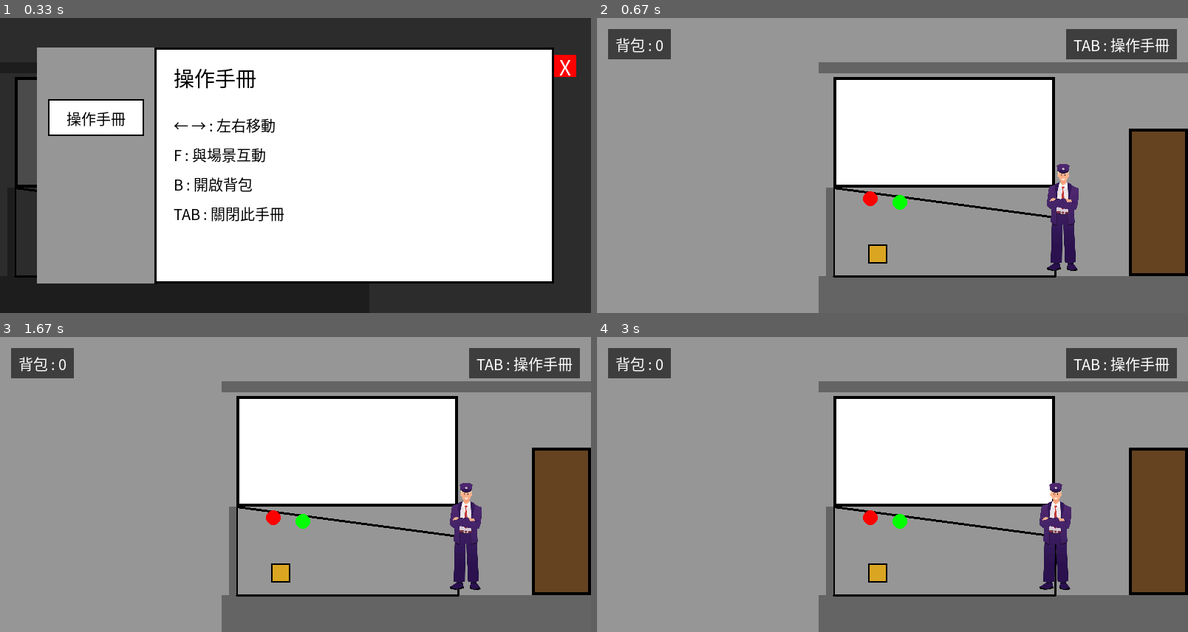
Above: before the commit, frames 1-4 (two rows, left to right).
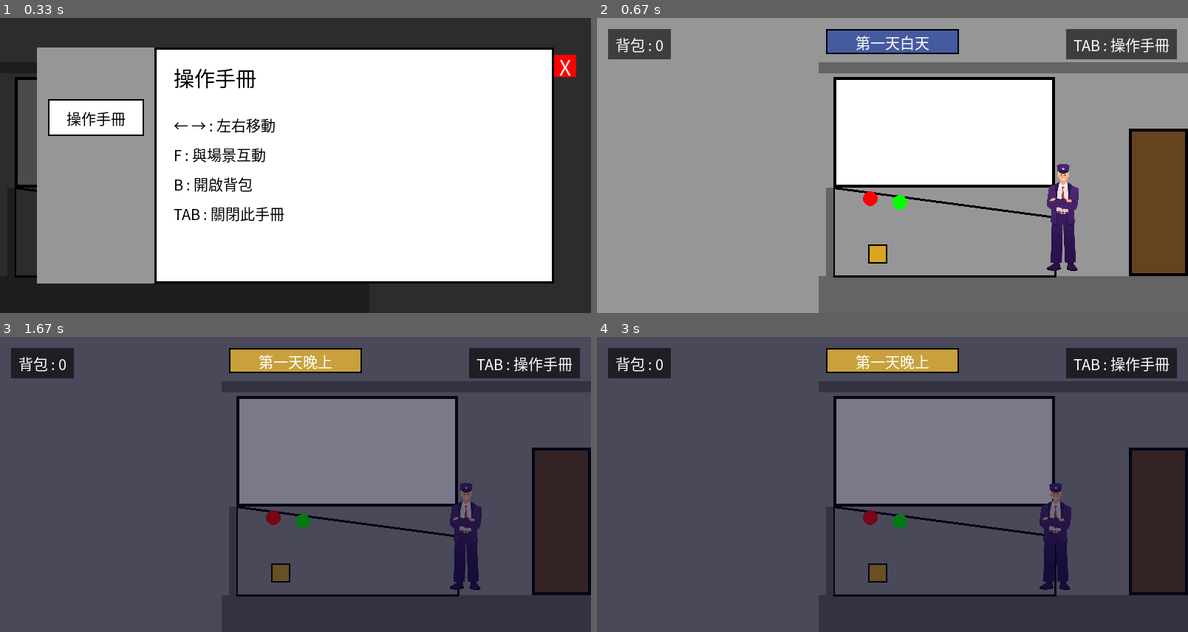
Above: after the commit, the same moments.

Repository: alien1105/pygame_final_project
Game: pygame game, started from main.py
Same seed, same stepped clock (60 frames per second), same inputs: the game is played once before the commit and once after it.
Inputs (mouse positions are in pixels of both pictures, inside the frame that each line leads up to):
- Up to frame 1 (0.33 s): no input
- Up to frame 2 (0.67 s): click "X" at 0.38 s
- Up to frame 3 (1.67 s): click (295, 360) at 0.72 s, where only the run after the commit has a clickable "第一天白天"; tap B at 1, 1.33 s
- Up to frame 4 (3 s): hold Right 1.67-2.13 s; hold Left from 2.67 s (still down)

Frame 1 is identical in both runs. In frame 2, 1.9% of the frame differs, in the area x 38-62%, y 3-13%; in frame 3, 97%; in frame 4, 97%, in the area x 0-100%, y 0-100%.

Commit message:
新增白天夜晚切換功能

Diff:
--- a/main.py
+++ b/main.py
@@ -70,6 +70,17 @@
 # --- 遊戲狀態管理 ---
 game_state = 'MANUAL' # 初始狀態為顯示手冊
 close_button_rect = pygame.Rect(WIDTH - 50, 50, 30, 30) # 手冊的關閉按鈕
+
+# --- 天數／白天晚上切換（依序循環：第一天白天 → 第一天晚上 → 第二天白天 → 第二天晚上）---
+DAY_NIGHT_STAGES = ['DAY1_DAY', 'DAY1_NIGHT', 'DAY2_DAY', 'DAY2_NIGHT']
+DAY_NIGHT_LABELS = {
+    'DAY1_DAY': '第一天白天',
+    'DAY1_NIGHT': '第一天晚上',
+    'DAY2_DAY': '第二天白天',
+    'DAY2_NIGHT': '第二天晚上',
+}
+day_night_index = 0 # 目前所在階段在 DAY_NIGHT_STAGES 中的索引
+time_toggle_button_rect = pygame.Rect(WIDTH // 2 - 90, 15, 180, 34) # 切換到下一個天數／時段的按鈕
 
 doors = { # 定義每個場景的互動門
     'CARRIAGE_1': {
@@ -520,6 +531,29 @@
     hint_bg.fill((0, 0, 0, 150))
     screen.blit(hint_bg, hint_bg_rect)
     screen.blit(hint_text_surf, (hint_bg_rect.centerx - hint_rect.width // 2, hint_bg_rect.centery - hint_rect.height // 2))
+
+
+def draw_night_overlay():
+    """如果目前階段是晚上，在畫面上疊加一層半透明深藍色營造夜晚氛圍"""
+    if not DAY_NIGHT_STAGES[day_night_index].endswith('NIGHT'):
+        return
+    overlay = pygame.Surface((WIDTH, HEIGHT), pygame.SRCALPHA)
+    overlay.fill(NIGHT_OVERLAY_COLOR)
+    screen.blit(overlay, (0, 0))
+
+
+def draw_time_toggle_button():
+    """繪製目前天數／時段按鈕，點擊後依序切換到下一個階段"""
+    current_stage = DAY_NIGHT_STAGES[day_night_index]
+    is_night = current_stage.endswith('NIGHT')
+    button_color = (200, 160, 60) if is_night else (70, 90, 160)
+
+    pygame.draw.rect(screen, button_color, time_toggle_button_rect)
+    pygame.draw.rect(screen, BLACK, time_toggle_button_rect, 2)
+
+    label_surf = font_small.render(DAY_NIGHT_LABELS[current_stage], True, WHITE)
+    screen.blit(label_surf, (time_toggle_button_rect.centerx - label_surf.get_width() // 2,
+                             time_toggle_button_rect.centery - label_surf.get_height() // 2))
 
 
 def draw_dialogue_box():
@@ -663,6 +697,9 @@
                         if conductor_rect.colliderect(doors['COCKPIT']['exit_door']):
                             current_scene = 'CARRIAGE_1'
                             conductor_rect.x = doors['CARRIAGE_1']['cockpit_door'].right + 10
+            if event.type == pygame.MOUSEBUTTONDOWN and event.button == 1:
+                if time_toggle_button_rect.collidepoint(event.pos):
+                    day_night_index = min(day_night_index + 1, len(DAY_NIGHT_STAGES) - 1)
 
         # B. 遊戲邏輯
         if 'CARRIAGE' in current_scene:
@@ -695,9 +732,11 @@
         draw_girl(camera_x)
         draw_item_spots(camera_x)
         draw_conductor(screen, conductor_rect, conductor_img, camera_x)
+        draw_night_overlay()
         draw_interact_hint(camera_x)
         draw_manual_hint()
         draw_inventory_hint()
+        draw_time_toggle_button()
 
     elif game_state == 'DIALOGUE':
         # --- 對話狀態的事件與繪圖 ---
@@ -719,6 +758,7 @@
         draw_girl(camera_x)
         draw_item_spots(camera_x)
         draw_conductor(screen, conductor_rect, conductor_img, camera_x)
+        draw_night_overlay()
         if game_state == 'DIALOGUE':
             draw_dialogue_box()
         draw_inventory_hint()
@@ -737,6 +777,7 @@
         draw_girl(camera_x)
         draw_item_spots(camera_x)
         draw_conductor(screen, conductor_rect, conductor_img, camera_x)
+        draw_night_overlay()
         draw_inventory_screen()
 
     elif game_state == 'CONSOLE_FOCUS':
@@ -763,6 +804,7 @@
 
         draw_background(camera_x)
         draw_conductor(screen, conductor_rect, conductor_img, camera_x)
+        draw_night_overlay()
         draw_console_focus()
         draw_inventory_hint()
 
